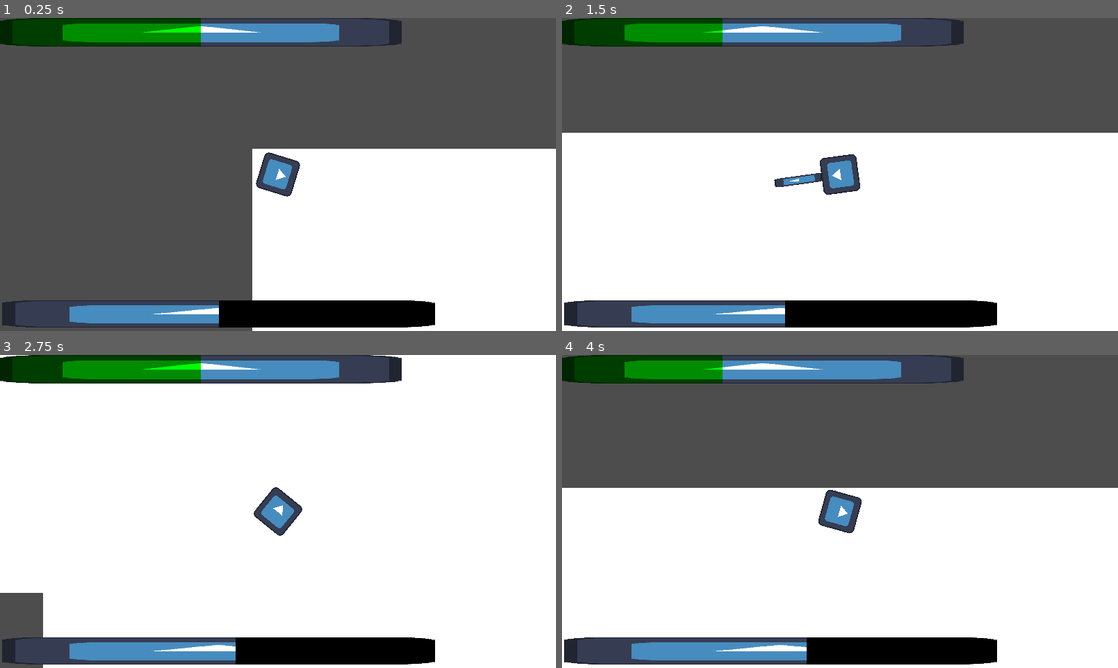
Above: before the commit, frames 1-4 (two rows, left to right).
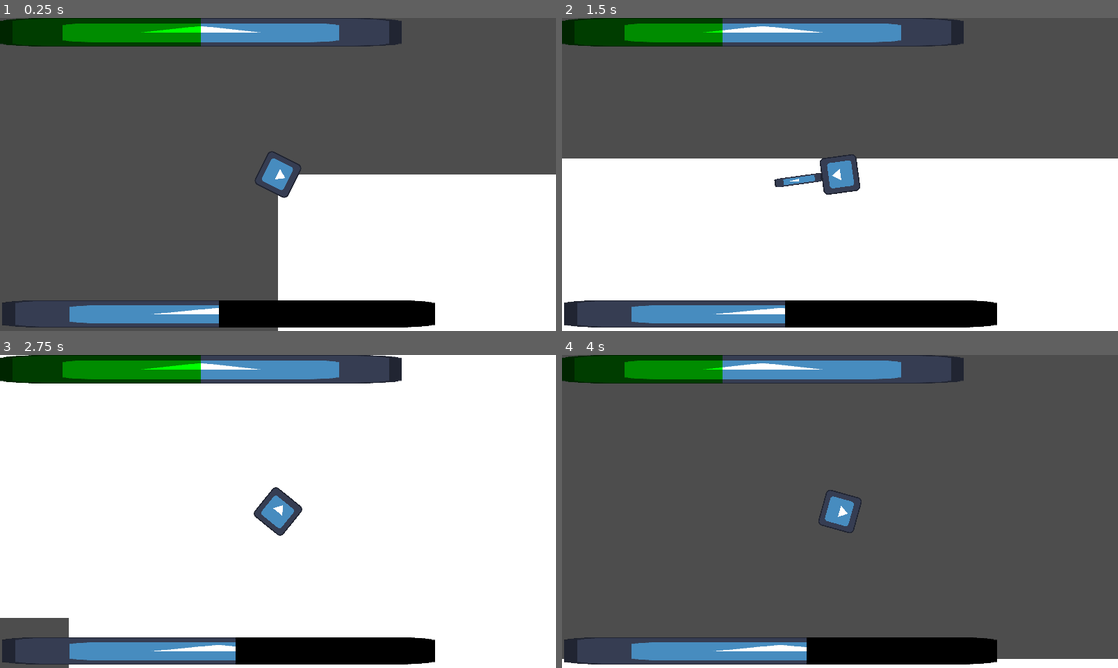
Above: after the commit, the same moments.

Repository: bigmonmulgrew/GodotJam70
Game: Godot game, scene res://Levels/DELETEMETEST.tscn
The game is run twice, just before and just after one commit, with the same random seed, the same clock (stepped at 60 frames per second) and the same inputs. The engine's default icon, where the game draws it, is replaced by a stand-in: a white triangle on a blue panel in a dark square.
Inputs (mouse positions are in pixels of both pictures, inside the frame that each line leads up to):
- Up to frame 1 (0.25 s): no input
- Up to frame 2 (1.5 s): tap Enter at 0.5 s; move the mouse to (962, 158) at 0.52 s; hold D (move_right) 0.53-1.28 s; tap Shift (defensive_action) at 0.6 s; move the mouse to (728, 190) at 1.27 s; hold S (move_down) from 1.28 s (still down); click (728, 190) at 1.35 s
- Up to frame 3 (2.75 s): move the mouse to (333, 442) at 2.02 s; release S (move_down) at 2.03 s; hold D (move_right) from 2.03 s (still down); right-click (333, 442) at 2.1 s
- Up to frame 4 (4 s): move the mouse to (812, 574) at 2.77 s; release D (move_right) at 2.78 s; hold W (move_up) 2.78-3.53 s; tap Shift (defensive_action) at 2.85 s; move the mouse to (1006, 558) at 3.52 s; hold A (move_left) from 3.53 s (still down); click (1006, 558) at 3.6 s

The runs differ from the first frame. In frame 1, 6.0% of the frame differs, in the area x 45-100%, y 41-100%; in frame 2, 8.2%; in frame 3, 1.0%; in frame 4, 49%, in the area x 0-100%, y 42-98%.

Commit message:
Broken build for sharing
: (

Diff:
--- a/Levels/DELETEMETEST.tscn
+++ b/Levels/DELETEMETEST.tscn
@@ -1,14 +1,22 @@
-[gd_scene load_steps=5 format=3 uid="uid://bbmv5ka3j4o3s"]
+[gd_scene load_steps=7 format=3 uid="uid://bbmv5ka3j4o3s"]
 
 [ext_resource type="Texture2D" uid="uid://bsoah8gdmv5su" path="res://icon.svg" id="1_3p44r"]
 [ext_resource type="Script" path="res://Scripts/DELETEMETEST.gd" id="1_vmmgu"]
 [ext_resource type="PackedScene" uid="uid://bs1eddaicb0iy" path="res://Scenes/Character/character.tscn" id="2_xnnp0"]
+[ext_resource type="PackedScene" uid="uid://0vb83wfs1stj" path="res://Scenes/Components/static_damage_element.tscn" id="3_522r3"]
 [ext_resource type="PackedScene" uid="uid://7tmputkdxmuf" path="res://Scenes/empty_arena.tscn" id="4_x8guw"]
+[ext_resource type="PackedScene" uid="uid://d22mivc3fy6ts" path="res://Scenes/Components/damage_element.tscn" id="5_a30s6"]
 
 [node name="TEMPTEST" type="Node2D"]
 script = ExtResource("1_vmmgu")
 
 [node name="EmptyArena" parent="." instance=ExtResource("4_x8guw")]
+
+[node name="StaticDamageElement" parent="." instance=ExtResource("3_522r3")]
+position = Vector2(735, 290)
+
+[node name="DamageElement" parent="." instance=ExtResource("5_a30s6")]
+position = Vector2(533, 357)
 
 [node name="Character" parent="." instance=ExtResource("2_xnnp0")]
 
--- a/Scenes/Character/character.tscn
+++ b/Scenes/Character/character.tscn
@@ -12,6 +12,7 @@
 size = Vector2(130, 130)
 
 [node name="Character" type="CharacterBody2D"]
+collision_mask = 14
 motion_mode = 1
 script = ExtResource("1_dxghx")
 health = 20
--- /dev/null
+++ b/Scenes/Components/damage_element.tscn
@@ -0,0 +1,26 @@
+[gd_scene load_steps=4 format=3 uid="uid://d22mivc3fy6ts"]
+
+[ext_resource type="Script" path="res://Scripts/Components/damage_element.gd" id="1_ono53"]
+[ext_resource type="Texture2D" uid="uid://bsoah8gdmv5su" path="res://icon.svg" id="1_vu1so"]
+
+[sub_resource type="RectangleShape2D" id="RectangleShape2D_0s45n"]
+size = Vector2(112, 112)
+
+[node name="DamageElement" type="Area2D"]
+collision_layer = 8
+script = ExtResource("1_ono53")
+damage_amount = 6
+
+[node name="Sprite2D" type="Sprite2D" parent="."]
+modulate = Color(0, 100, 0, 1)
+texture = ExtResource("1_vu1so")
+
+[node name="CollisionShape2D" type="CollisionShape2D" parent="."]
+shape = SubResource("RectangleShape2D_0s45n")
+
+[node name="Timer" type="Timer" parent="."]
+wait_time = 0.5
+
+[connection signal="body_entered" from="." to="." method="_on_body_entered"]
+[connection signal="body_exited" from="." to="." method="_on_body_exited"]
+[connection signal="timeout" from="Timer" to="." method="_on_timer_timeout"]
--- /dev/null
+++ b/Scenes/Components/static_damage_element.tscn
@@ -0,0 +1,26 @@
+[gd_scene load_steps=5 format=3 uid="uid://0vb83wfs1stj"]
+
+[ext_resource type="Texture2D" uid="uid://bsoah8gdmv5su" path="res://icon.svg" id="1_nn5in"]
+[ext_resource type="Script" path="res://Scripts/Components/static_damage_element.gd" id="1_tsi31"]
+
+[sub_resource type="RectangleShape2D" id="RectangleShape2D_8fkes"]
+size = Vector2(112, 112)
+
+[sub_resource type="RectangleShape2D" id="RectangleShape2D_wcaj7"]
+size = Vector2(112, 112)
+
+[node name="StaticDamageElement" type="StaticBody2D"]
+collision_layer = 8
+script = ExtResource("1_tsi31")
+
+[node name="Sprite2D" type="Sprite2D" parent="."]
+modulate = Color(100, 0, 0, 1)
+texture = ExtResource("1_nn5in")
+
+[node name="CollisionShape2D" type="CollisionShape2D" parent="."]
+shape = SubResource("RectangleShape2D_8fkes")
+
+[node name="Area2D" type="Area2D" parent="."]
+
+[node name="CollisionShape2D" type="CollisionShape2D" parent="Area2D"]
+shape = SubResource("RectangleShape2D_wcaj7")
--- a/Scenes/empty_arena.tscn
+++ b/Scenes/empty_arena.tscn
@@ -34,6 +34,8 @@
 size = Vector2(45.75, 192)
 
 [node name="EmptyArena" type="Area2D"]
+collision_layer = 4
+collision_mask = 3
 
 [node name="Polygon2D" type="Polygon2D" parent="."]
 polygon = PackedVector2Array(0, 0, 1152, 0, 1152, 192, 960, 192, 960, 448, 1152, 448, 1152, 648, 0, 648, 0, 448, 192, 448, 192, 192, 0, 192)
--- a/Scripts/Components/UserMovementComponent.gd
+++ b/Scripts/Components/UserMovementComponent.gd
@@ -30,7 +30,7 @@
 			parent_to_move.velocity.y += vertical * speed
 			parent_to_move.velocity.y = clamp(parent_to_move.velocity.y, -max_speed, max_speed)
 
-			print(parent_to_move.velocity)
+			#print(parent_to_move.velocity)
 
 	else:
 		print("Parent not found for movement component")
--- /dev/null
+++ b/Scripts/Components/damage_element.gd
@@ -0,0 +1,29 @@
+extends Area2D
+
+@export var timer_time: float = 0.5
+@export var damage_amount: int = 2
+@onready var timer_instance = $Timer
+@onready var health_component
+@onready var bCanDamageBody: bool = false
+
+# Called when the node enters the scene tree for the first time.
+func _ready():
+	timer_instance.start(timer_time)
+
+
+# Called every frame. 'delta' is the elapsed time since the previous frame.
+func _process(delta):
+	pass
+
+
+func _on_body_entered(body):
+	health_component = body.get_node("HealthComponent")
+	bCanDamageBody = true
+
+func _on_body_exited(body):
+	health_component = null
+	bCanDamageBody = false
+
+func _on_timer_timeout():
+	if bCanDamageBody == true:
+		health_component.remove_health(damage_amount)
--- /dev/null
+++ b/Scripts/Components/static_damage_element.gd
@@ -0,0 +1,26 @@
+extends RigidBody2D
+
+@export var damage_amount: int = 2
+@onready var health_component
+
+# Called when the node enters the scene tree for the first time.
+func _ready():
+	pass
+
+
+# Called every frame. 'delta' is the elapsed time since the previous frame.
+func _process(delta):
+	pass
+
+func _on_body_entered(body):
+	print(str(body))
+	health_component = body.get_node("HealthComponent")
+	health_component.remove_health(damage_amount)
+	var direction = body.velocity.normalized()
+	print(str(direction * -1))
+	if direction.x != 0:
+		direction.x *= -1
+		body.velocity.x += 1000 * direction.x
+	if direction.y != 0:
+		direction.y *= -1
+		body.velocity.y += 1000 * direction.y
--- a/project.godot
+++ b/project.godot
@@ -62,6 +62,13 @@
 ]
 }
 
+[layer_names]
+
+2d_physics/layer_1="player"
+2d_physics/layer_2="enemy"
+2d_physics/layer_3="world"
+2d_physics/layer_4="traps"
+
 [rendering]
 
 textures/canvas_textures/default_texture_filter=0
